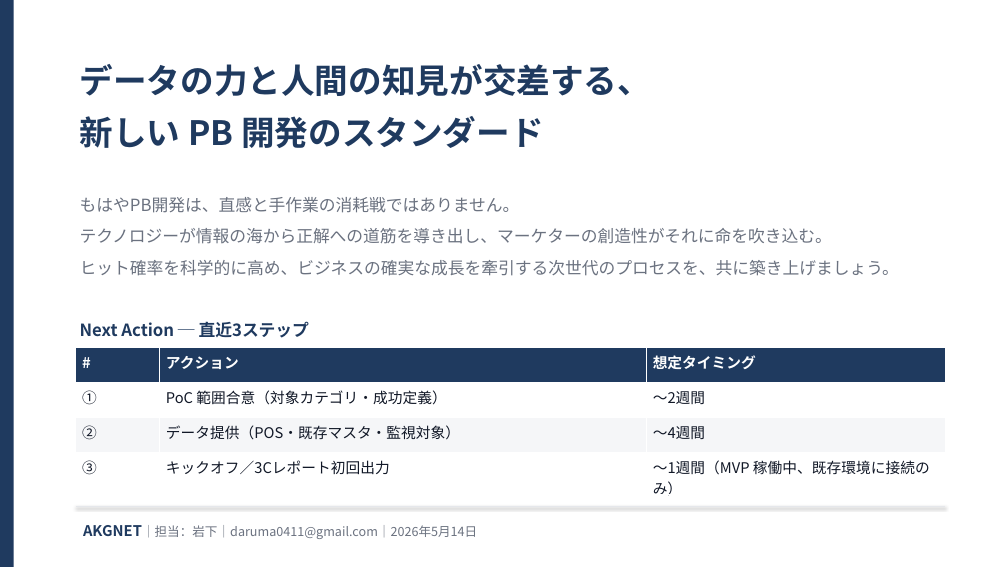
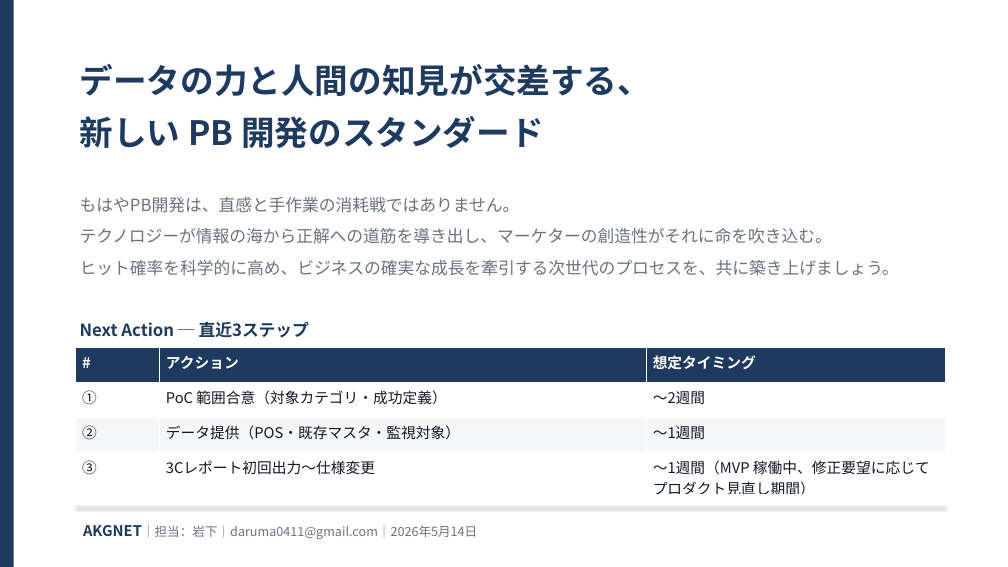
Before and after one commit to daruma0411-crypto/pb-planner, a slide deck: slide 18 of docs/proposals/Precision_PB_Blueprint_Aswan_editable_V7.pptx. Drawn at 1008x567 pixels with LibreOffice and Linux fonts; fonts in the diff are those of the drawing. Boxes give left, top, right and bottom in pixels: in the first picture for what was removed or moved away, otherwise in the second. Text is boxed around its words. In the diff, an @@ line names an element or a change of style, - is before the commit and + after.

```diff
--- a/docs/proposals/Precision_PB_Blueprint_Aswan_editable_V7.pptx
+++ b/docs/proposals/Precision_PB_Blueprint_Aswan_editable_V7.pptx
@@ table at bbox=[76, 348, 945, 500] @@
-row 3, column 3: 〜4週間
+row 3, column 3: 〜1週間
-row 4, column 2: キックオフ／3Cレポート初回出力
+row 4, column 2: 3Cレポート初回出力～仕様変更
-row 4, column 3: 〜1週間（MVP 稼働中、既存環境に接続のみ）
+row 4, column 3: 〜1週間（MVP 稼働中、修正要望に応じてプロダクト見直し期間）
```
Also in this commit, not shown: 1 other slide changed, 2 other files.
